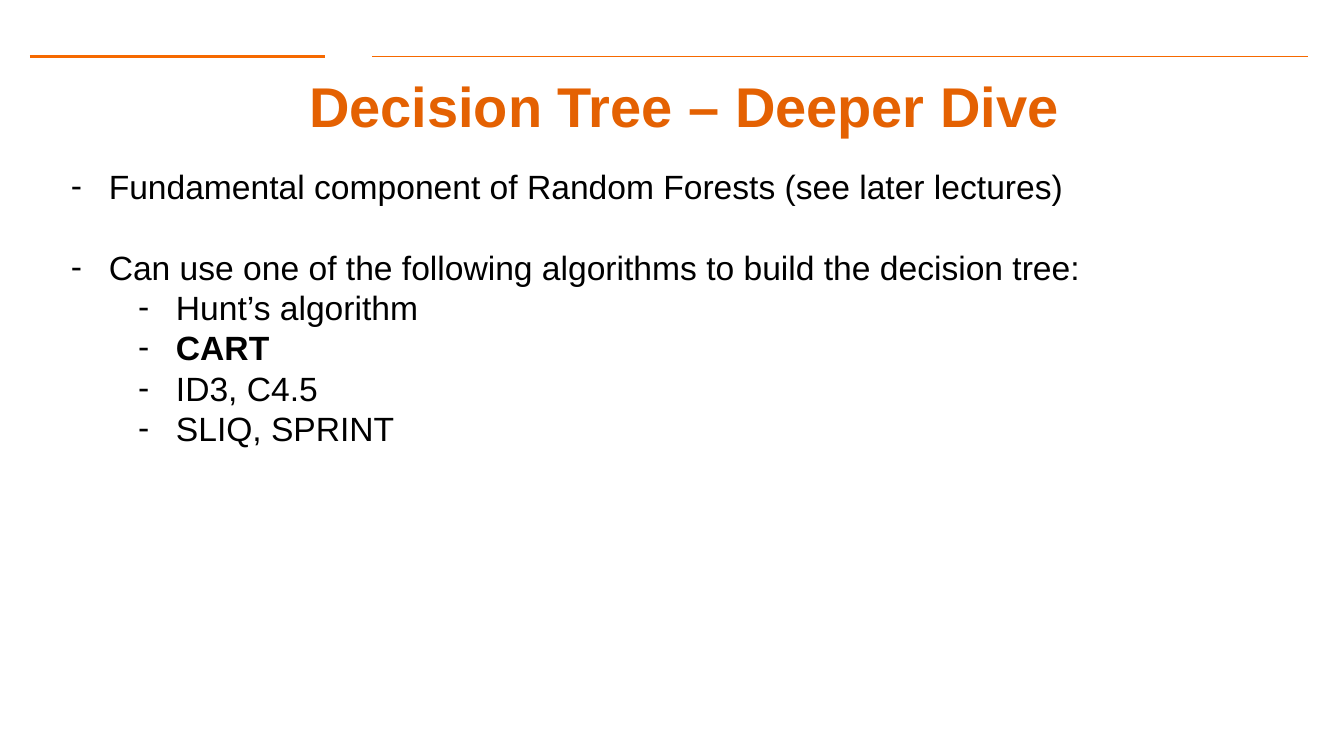
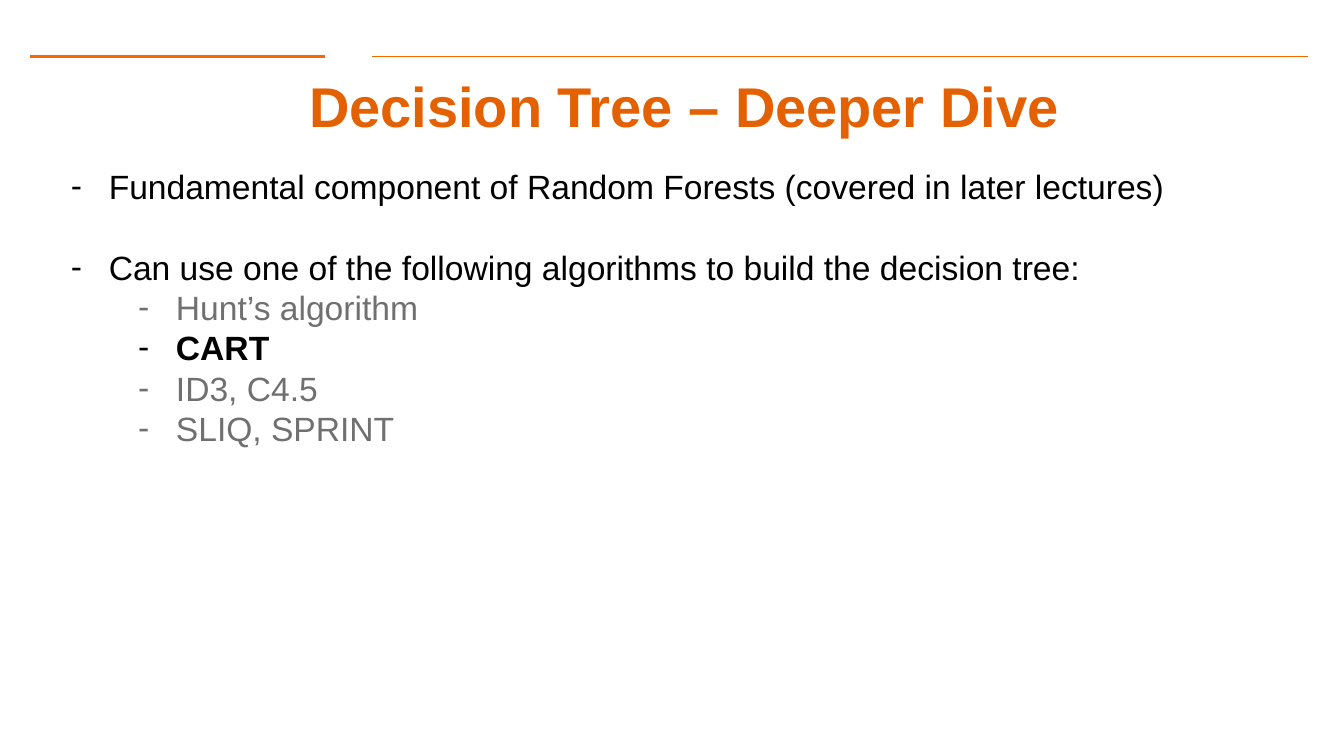
Before and after one commit to aiforsec/RIT-DSCI-633-FDS, a slide deck: slide 21 of Syllabus/Lecture06/Lec06.pptx (slide 20 before the commit). Drawn at 1344x756 pixels with LibreOffice and Linux fonts; fonts in the diff are those of the drawing; background and template pictures are left out. Boxes give left, top, right and bottom in pixels: in the first picture for what was removed or moved away, otherwise in the second. Text is boxed around its words. In the diff, an @@ line names an element or a change of style, - is before the commit and + after.

```diff
--- a/Syllabus/Lecture06/Lec06.pptx
+++ b/Syllabus/Lecture06/Lec06.pptx
@@ text at box(109, 174, 1164, 206): text changed @@
-– Fundamental component of Random Forests (see later lectures)
+– Fundamental component of Random Forests (covered in later lectures)
@@ text at box(176, 295, 418, 448): text colour #000000 to #6F706F in "Hunt’s algorithm", "ID3, C4.5", "SLIQ, SPRINT" @@
```
Also in this commit, not shown: 8 other slides changed, 7 slides added, 2 slides removed, 1 other file.
